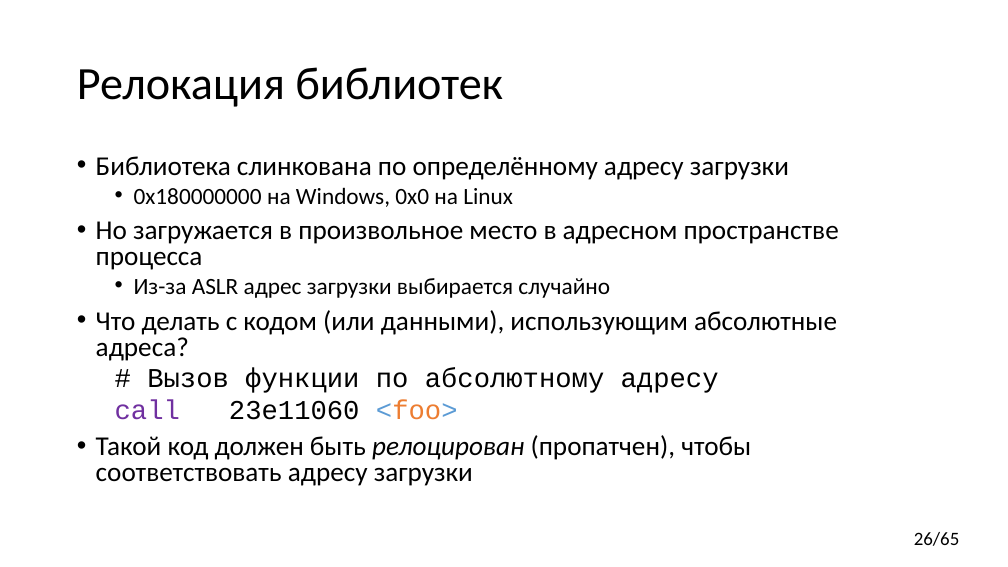
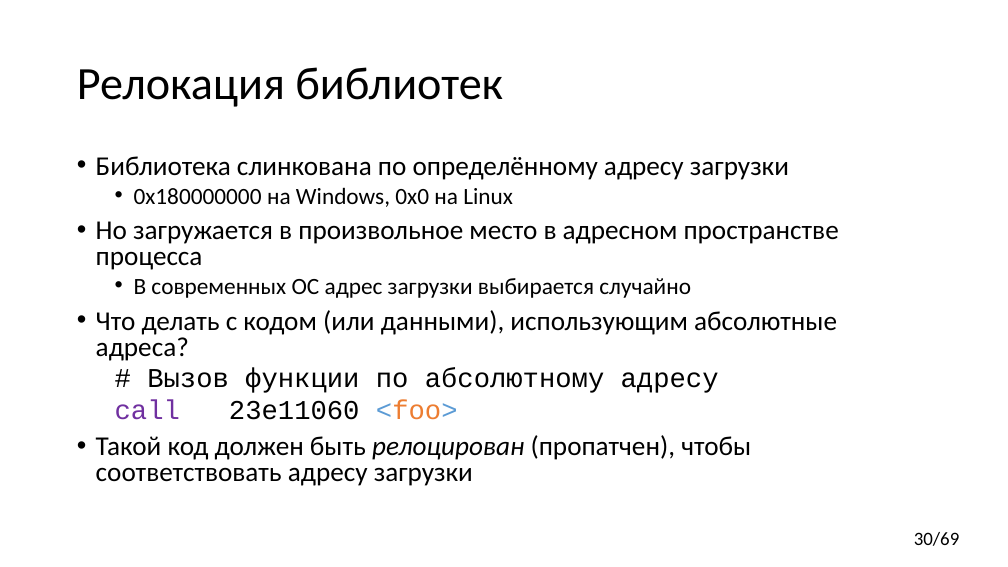
Before and after one commit to yugr/CppRussia, a slide deck: slide 30 of 2024/RU.pptx (slide 26 before the commit). Drawn at 1008x567 pixels with LibreOffice and Linux fonts; fonts in the diff are those of the drawing. Boxes give left, top, right and bottom in pixels: in the first picture for what was removed or moved away, otherwise in the second. Text is boxed around its words. In the diff, an @@ line names an element or a change of style, - is before the commit and + after.

```diff
--- a/2024/RU.pptx
+++ b/2024/RU.pptx
@@ text at bbox=[134, 278, 691, 298]: text changed @@
-  • Из-за ASLR адрес загрузки выбирается случайно
+  • В современных ОС адрес загрузки выбирается случайно
@@ page number at bbox=[914, 532, 960, 546]: text changed @@
-26/65
+30/69
```
Also in this commit, not shown: 13 other slides changed, 5 slides added, 1 slide removed, 1 other file.
